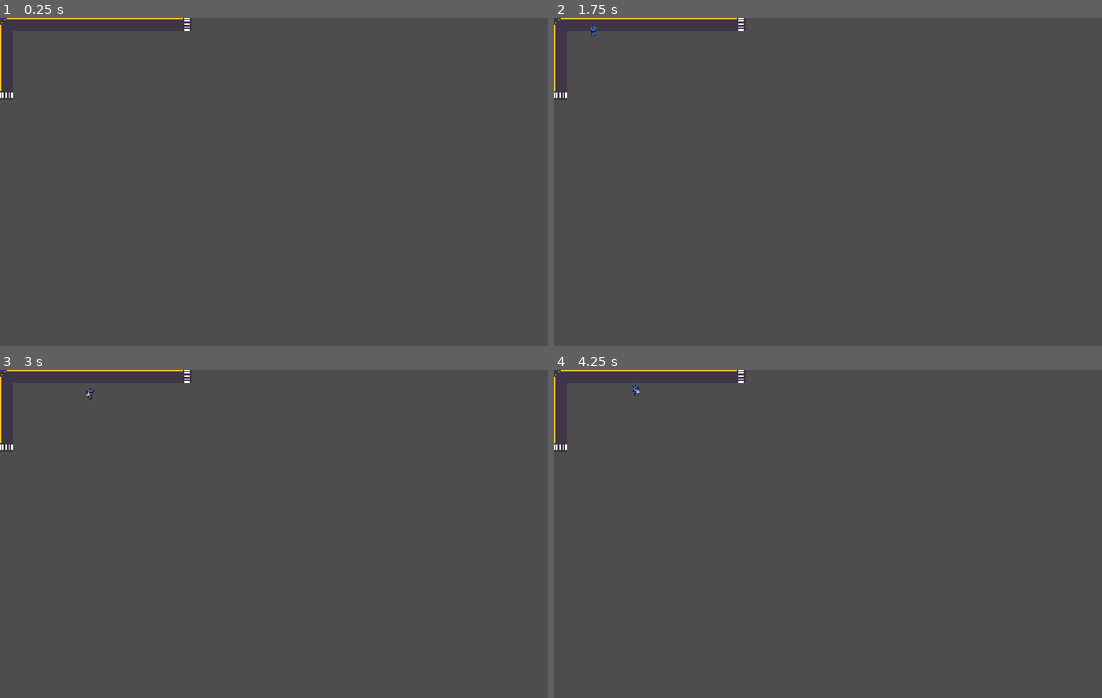
Above: before the commit, frames 1-4 (two rows, left to right).
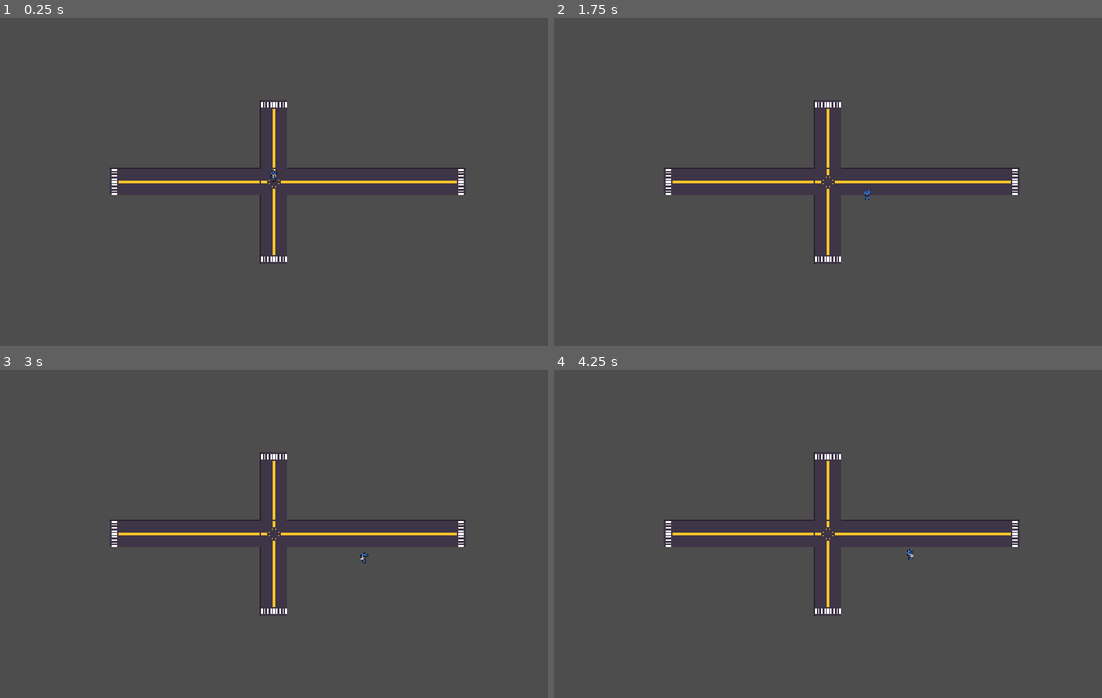
Above: after the commit, the same moments.

Repository: leobragaa/carnaval-game-godot
Game: Godot game, scene res://scenes/game_process.tscn
The game is run twice, just before and just after one commit, with the same random seed, the same clock (stepped at 60 frames per second) and the same inputs.
Inputs:
- Up to frame 1 (0.25 s): no input
- Up to frame 2 (1.75 s): tap Enter at 0.5 s; hold D (right) 0.53-1.28 s; tap W (top) at 0.6, 1.35 s; tap Space at 1.25 s; hold S (down) from 1.28 s (still down)
- Up to frame 3 (3 s): release S (down) at 2.03 s; hold D (right) from 2.03 s (still down); tap W (top) at 2.1, 2.85 s; tap Enter at 2.75 s
- Up to frame 4 (4.25 s): tap Space at 3.5 s; release D (right) at 3.53 s; hold A (left) from 3.53 s (still down); tap W (top) at 3.6 s

The runs differ from the first frame. In frame 1, 1.5% of the frame differs, in the area x 0-85%, y 0-75%; in frame 2, 1.5%; in frame 3, 1.5%; in frame 4, 1.5%.

Commit message:
feat: Adicionando Camera 2d (ajustar erros)

Diff:
--- /dev/null
+++ b/camera_2d.gd
@@ -0,0 +1,20 @@
+extends Camera2D
+
+var target: Node2D
+
+# Called when the node enters the scene tree for the first time.
+func _ready() -> void:
+	get_target()
+
+
+# Called every frame. 'delta' is the elapsed time since the previous frame.
+func _process(delta: float) -> void:
+	global_position = target.global_position
+
+
+func get_target():
+	var nodes = get_tree().get_nodes_in_group("BaseCharacter")
+	if nodes.size() == 0:
+		push_error("Player not found")
+		return
+	target = nodes[0]
--- /dev/null
+++ b/entities/camera_2d.tscn
@@ -0,0 +1,6 @@
+[gd_scene format=3 uid="uid://m477d8plor6e"]
+
+[ext_resource type="Script" uid="uid://dghk3n5qbjqpd" path="res://camera_2d.gd" id="1_45d05"]
+
+[node name="Camera2D" type="Camera2D" unique_id=900677962 groups=["BaseCharacter", "Player"]]
+script = ExtResource("1_45d05")
--- a/project.godot
+++ b/project.godot
@@ -20,7 +20,6 @@
 
 window/size/viewport_width=1280
 window/size/viewport_height=768
-window/size/mode=2
 window/stretch/mode="canvas_items"
 window/stretch/aspect="expand"
 
@@ -29,6 +28,10 @@
 folder_colors={
 "res://sprites/Enimes/": "red"
 }
+
+[global_group]
+
+BaseCharacter=""
 
 [input]
 
--- a/scenes/game_process.tscn
+++ b/scenes/game_process.tscn
@@ -2,10 +2,12 @@
 
 [ext_resource type="PackedScene" uid="uid://bud5t8gpthpba" path="res://scenes/tarreno.tscn" id="1_6jnn5"]
 [ext_resource type="PackedScene" uid="uid://citcqe477jrqu" path="res://entities/player.tscn" id="2_13nf1"]
+[ext_resource type="PackedScene" uid="uid://m477d8plor6e" path="res://entities/camera_2d.tscn" id="3_13nf1"]
 
 [node name="GameProcess" type="Node2D" unique_id=1847351954]
 
 [node name="Tarreno" parent="." unique_id=86263665 instance=ExtResource("1_6jnn5")]
 
-[node name="Player" parent="." unique_id=1135647854 instance=ExtResource("2_13nf1")]
-_move_speed = 128.0
+[node name="Camera2D" parent="." unique_id=900677962 instance=ExtResource("3_13nf1")]
+
+[node name="Player" parent="." unique_id=1135647854 groups=["BaseCharacter"] instance=ExtResource("2_13nf1")]
Not shown, added: camera_2d.gd.uid
